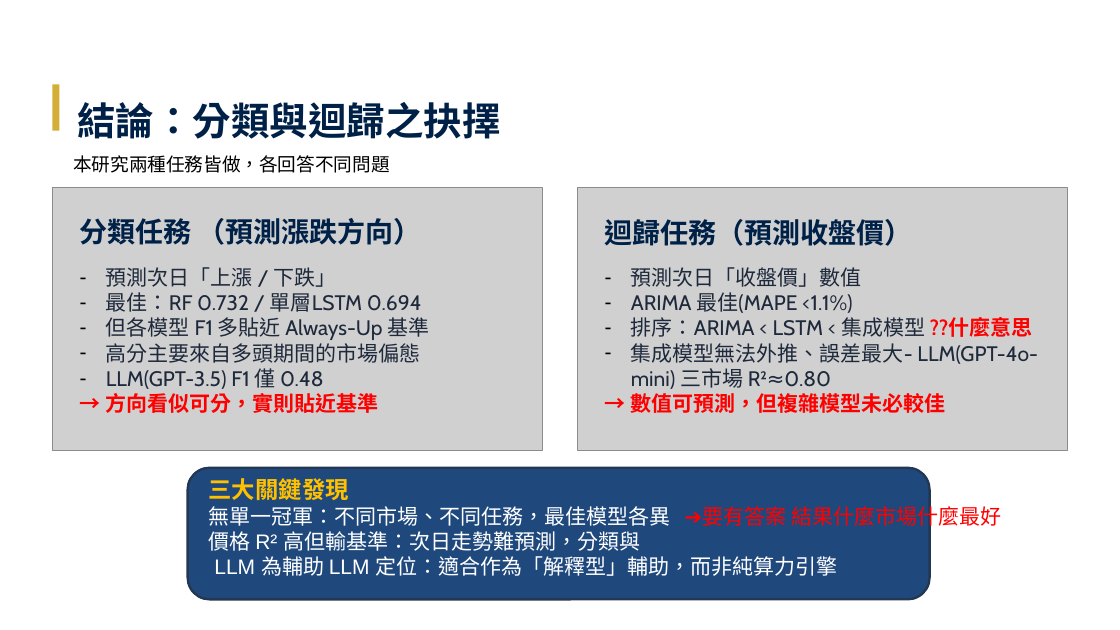
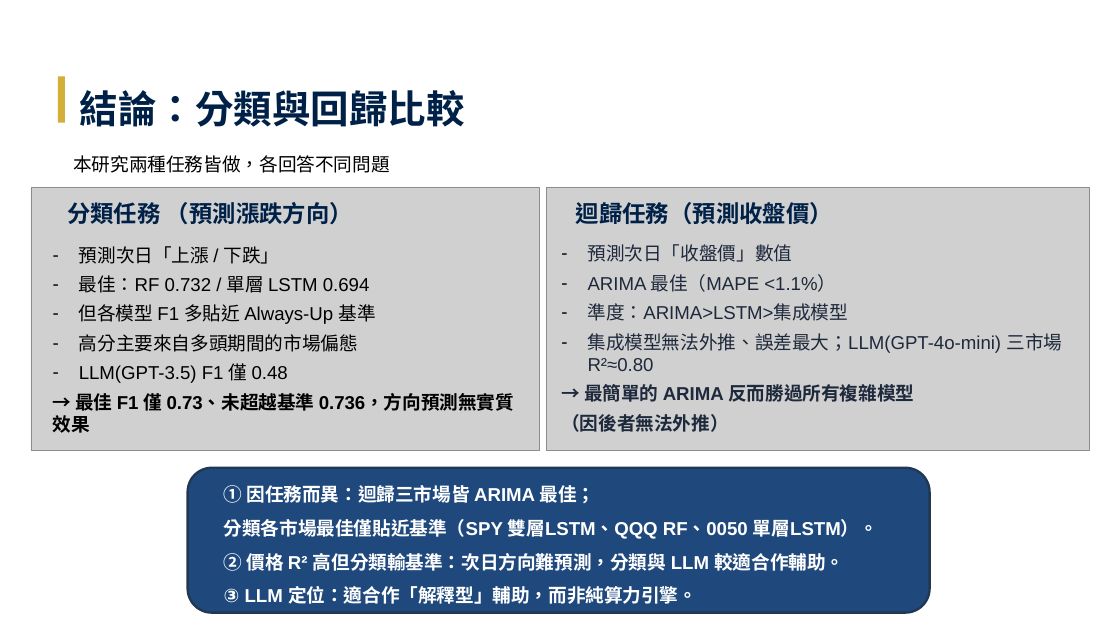
Before and after one commit to Tzu-Lin/ETF-AI-Project, a slide deck: slide 35 of 林子瑜-LLM_ETF_修訂七版_v20260611.pptx. Drawn at 1120x630 pixels with LibreOffice and Linux fonts; fonts in the diff are those of the drawing; grey boxes stand for pictures. Boxes give left, top, right and bottom in pixels: in the first picture for what was removed or moved away, otherwise in the second. Text is boxed around its words. In the diff, an @@ line names an element or a change of style, - is before the commit and + after.

```diff
--- a/林子瑜-LLM_ETF_修訂七版_v20260611.pptx
+++ b/林子瑜-LLM_ETF_修訂七版_v20260611.pptx
@@ rectangle: place and size @@
-rectangle at <box>52,85,59,131</box>
+rectangle at <box>58,76,65,123</box>
@@ text at <box>80,90,465,127</box>: text changed @@
-結論：分類與迴歸之抉擇
+結論：分類與回歸比較
@@ picture: place and size @@
-picture at <box>52,188,542,451</box>
+picture at <box>31,188,540,451</box>
@@ text "分類任務 （預測漲跌方向）": place and size @@
-text "分類任務 （預測漲跌方向）" at <box>80,218,422,245</box>
+text "分類任務 （預測漲跌方向）" at <box>67,202,353,224</box>
@@ text "分類任務 （預測漲跌方向）" at <box>67,202,353,224</box>: size 24 to 20 pt, font Cabin to Arial @@
@@ picture: place and size @@
-picture at <box>578,188,1068,451</box>
+picture at <box>547,188,1090,451</box>
@@ text "迴歸任務（預測收盤價）" at <box>576,202,833,224</box>: size 24 to 20 pt, font Cabin to Arial @@
@@ text "迴歸任務（預測收盤價）": place and size @@
-text "迴歸任務（預測收盤價）" at <box>605,219,913,246</box>
+text "迴歸任務（預測收盤價）" at <box>576,202,833,224</box>
@@ text "預測次日「上漲 / 下跌」": place and size @@
-text "預測次日「上漲 / 下跌」" at <box>105,267,429,413</box>
+text "預測次日「上漲 / 下跌」" at <box>53,246,514,433</box>
@@ text at <box>79,246,375,383</box>: size 18 to 16 pt, font Cabin to Arial, text colour #1E293B to #000000 in "預測次日「上漲 / 下跌」", "但各模型 F1 多貼近 Always-Up 基準", "高分主要來自多頭期間的市場偏態", "LLM(GPT-3.5) F1 僅 0.48"; more space between paragraphs @@
@@ text "預測次日「收盤價」數值": place and size @@
-text "預測次日「收盤價」數值" at <box>630,267,1038,413</box>
+text "預測次日「收盤價」數值" at <box>561,244,1063,432</box>
@@ text at <box>588,244,793,262</box>: size 18 to 16 pt, font Cabin to Arial in "預測次日「收盤價」數值"; more space between paragraphs @@
@@ text at <box>79,275,370,293</box>: text changed; size 18 to 16 pt; font Cabin to Arial; text colour #1E293B to #000000 @@
-– 最佳：RF 0.732 / 單層LSTM 0.694
+– 最佳：RF 0.732 / 單層 LSTM 0.694
@@ text at <box>561,274,1063,432</box>: text changed; size 18 to 16 pt; font Cabin to Arial @@
-– ARIMA 最佳(MAPE <1.1%)
-– 排序：ARIMA < LSTM < 集成模型 ??什麼意思
-– 集成模型無法外推、誤差最大- LLM(GPT-4o-mini) 三市場 R²≈0.80
-→ 數值可預測，但複雜模型未必較佳
+– ARIMA 最佳（MAPE <1.1%）
+– 準度：ARIMA>LSTM>集成模型
+– 集成模型無法外推、誤差最大；LLM(GPT-4o-mini) 三市場 R²≈0.80
+→ 最簡單的 ARIMA 反而勝過所有複雜模型
+（因後者無法外推）
@@ text at <box>53,390,514,433</box>: text changed; size 18 to 16 pt; font Cabin to Arial; text colour #FF0000 to #000000 @@
-→ 方向看似可分，實則貼近基準
+→ 最佳 F1 僅 0.73、未超越基準 0.736，方向預測無實質效果
@@ rounded rectangle: place and size @@
-rounded rectangle at <box>187,468,929,600</box>
+rounded rectangle at <box>187,468,929,613</box>
@@ text at <box>224,485,878,604</box>: text changed; size 18 to 16 pt; bold on @@
-三大關鍵發現
-無單一冠軍：不同市場、不同任務，最佳模型各異 ➔要有答案 結果什麼市場什麼最好
-價格 R² 高但輸基準：次日走勢難預測，分類與
-LLM 為輔助 LLM 定位：適合作為「解釋型」輔助，而非純算力引擎
+① 因任務而異：迴歸三市場皆 ARIMA 最佳；
+分類各市場最佳僅貼近基準（SPY 雙層LSTM、QQQ RF、0050 單層LSTM）。
+② 價格 R² 高但分類輸基準：次日方向難預測，分類與 LLM 較適合作輔助。
+③ LLM 定位：適合作「解釋型」輔助，而非純算力引擎。
```
Also in this commit, not shown: 15 other slides changed, 9 other files.
